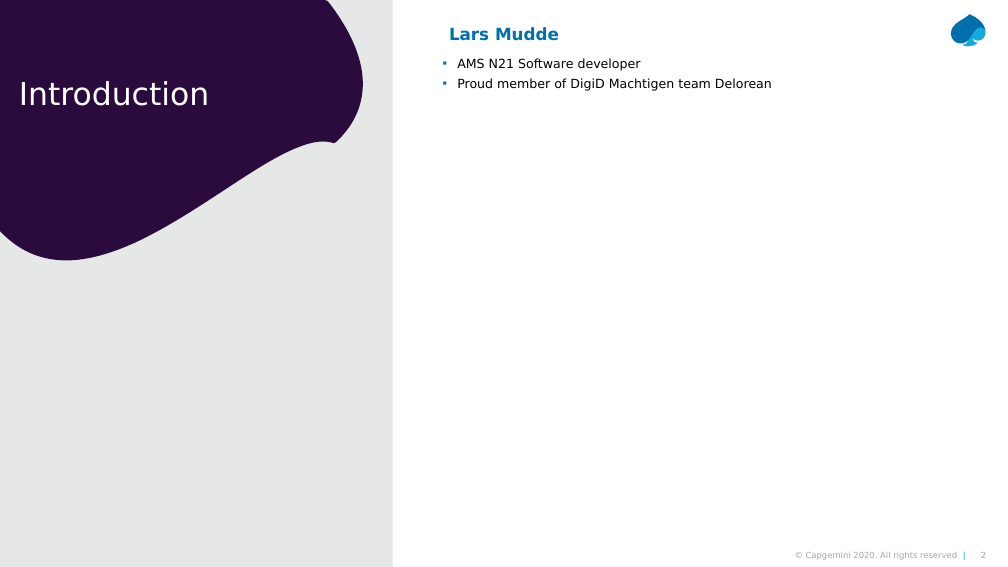
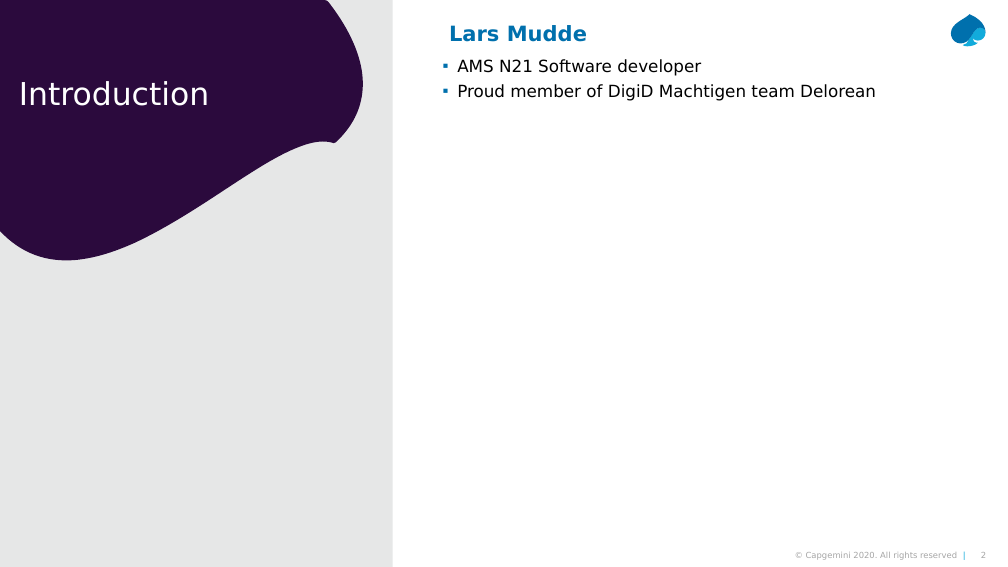
Before and after one commit to LarsMudde/Memento, a slide deck: slide 2 of design_patterns_for_lunch_memento - 27-10-2020.pptx. Drawn at 1008x567 pixels with LibreOffice and Linux fonts; fonts in the diff are those of the drawing. Boxes give left, top, right and bottom in pixels: in the first picture for what was removed or moved away, otherwise in the second. Text is boxed around its words. In the diff, an @@ line names an element or a change of style, - is before the commit and + after.

```diff
--- a/design_patterns_for_lunch_memento - 27-10-2020.pptx
+++ b/design_patterns_for_lunch_memento - 27-10-2020.pptx
@@ text "Lars Mudde" at (x1=449, y1=25, x2=587, y2=42): size 16 to 20 pt @@
@@ text "AMS N21 Software developer" at (x1=457, y1=59, x2=876, y2=101): size 12 to 16 pt @@
```
Also in this commit, not shown: 1 slide added, 1 other file.
